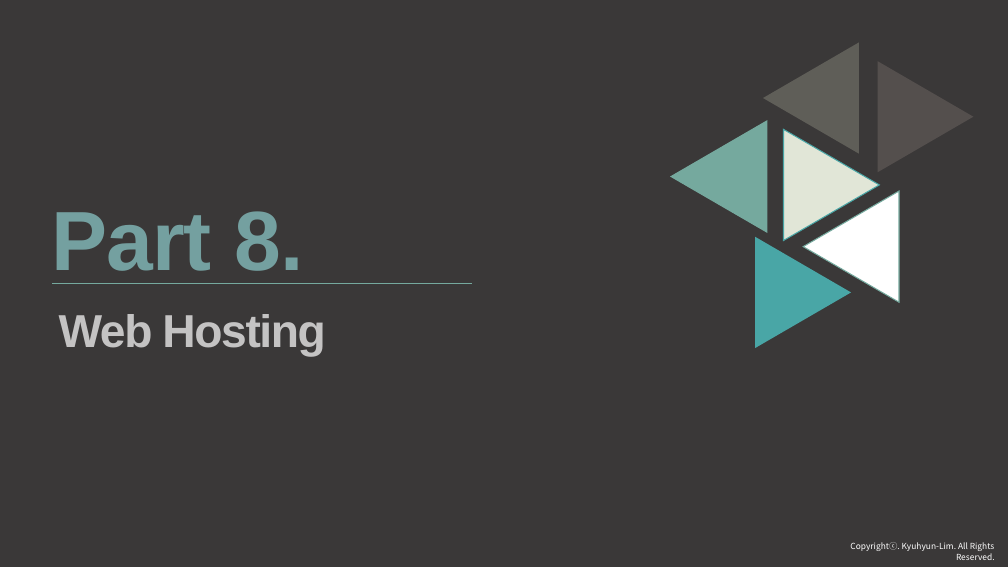
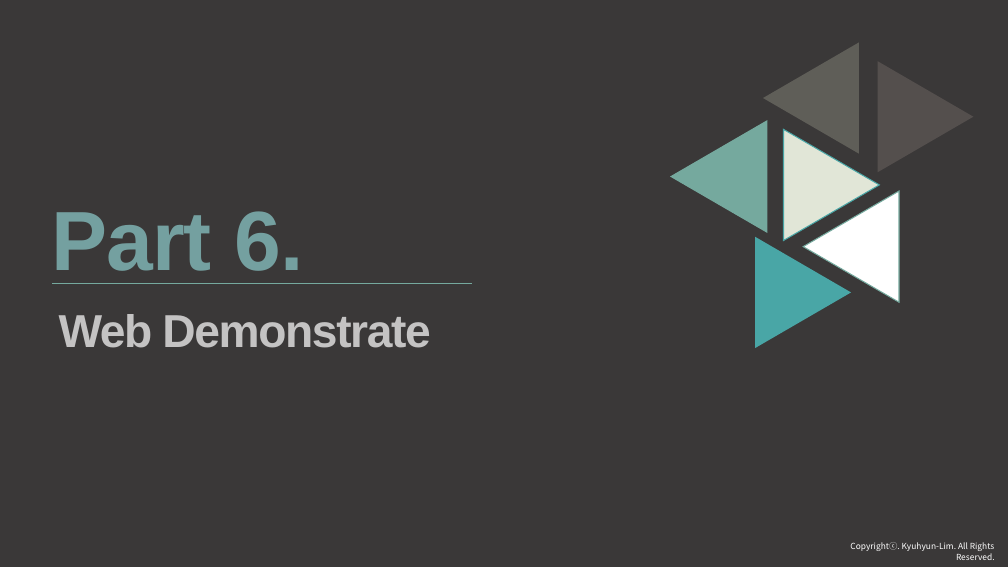
Before and after one commit to thlim008/Web_Project, a slide deck: slide 13 of selfportfolio-2018.pptx (slide 28 before the commit). Drawn at 1008x567 pixels with LibreOffice and Linux fonts; fonts in the diff are those of the drawing. Boxes give left, top, right and bottom in pixels: in the first picture for what was removed or moved away, otherwise in the second. Text is boxed around its words. In the diff, an @@ line names an element or a change of style, - is before the commit and + after.

```diff
--- a/selfportfolio-2018.pptx
+++ b/selfportfolio-2018.pptx
@@ text at (51,211,303,284): text changed @@
-Part 8.
+Part 6.
@@ text at (59,314,430,348): text changed @@
-Web Hosting
+Web Demonstrate
```
Also in this commit, not shown: 7 other slides changed, 14 slides removed.
